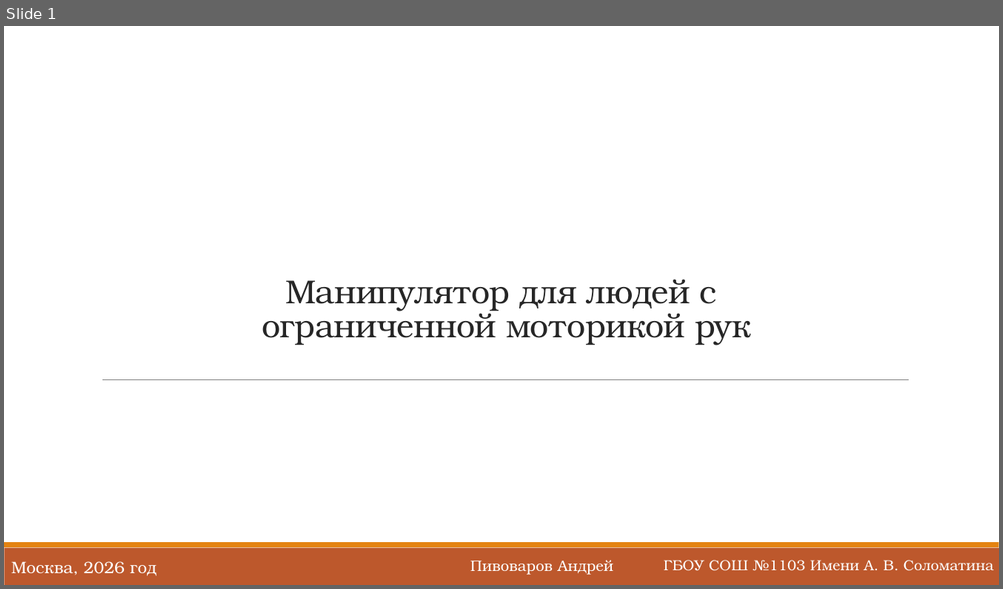
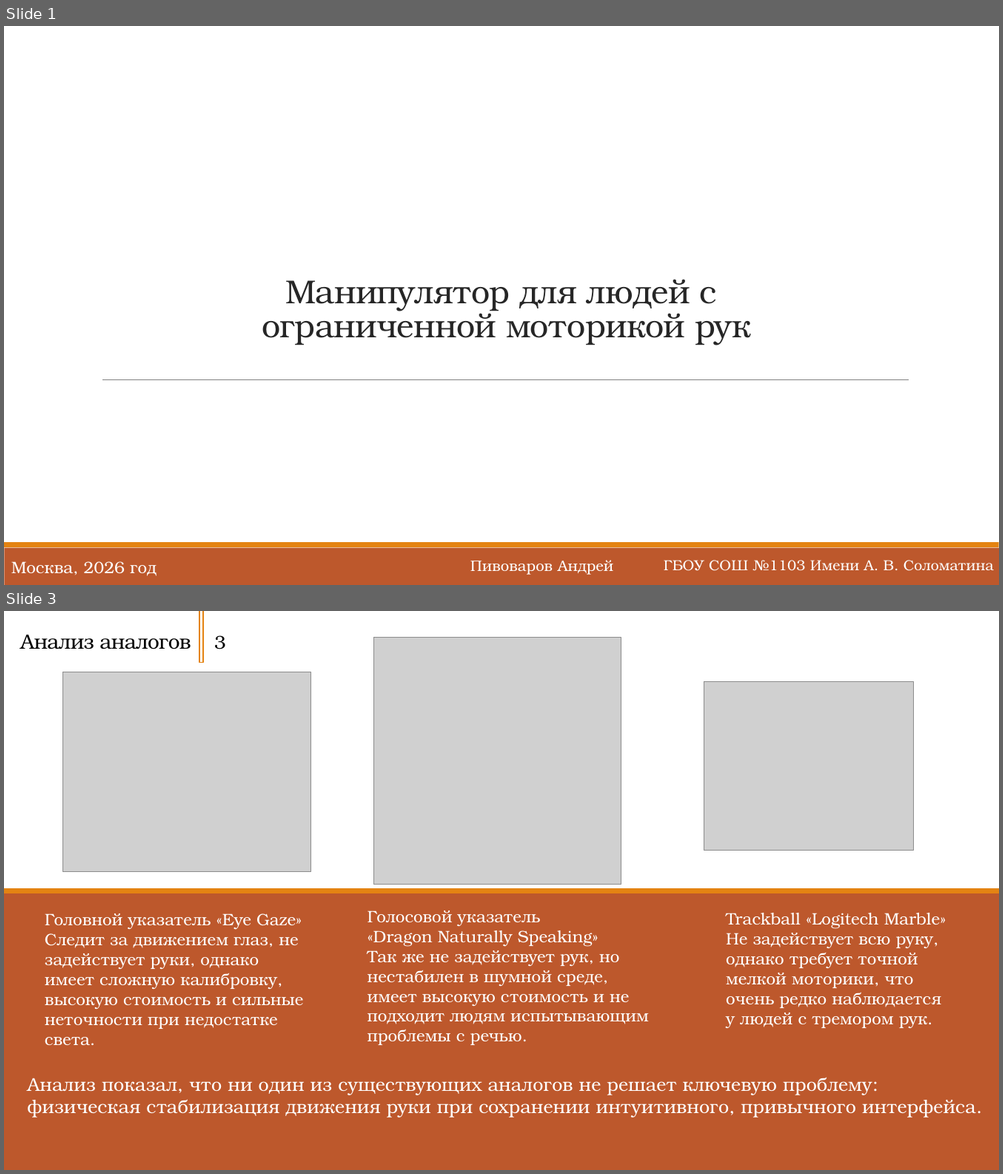
Before and after one commit to Zerocummer/Mmm-Yummers, a slide deck: Мышка для людей с ОВЗ/Документы/Презентация о манипуляторе.pptx. Shown one above the other, each under a label of ours: slide 1 before the commit, slides 1 and 3 after it; the slides between them are not shown. The pictures are 1003x589 and 1003x1174 pixels, drawn with LibreOffice and Linux fonts; fonts in the diff are those of the drawing; grey boxes stand for pictures. Boxes give left, top, right and bottom in pixels: in the first picture for what was removed or moved away, otherwise in the second. Text is boxed around its words. In the diff, an @@ line names an element or a change of style, - is before the commit and + after.

```diff
--- a/Мышка для людей с ОВЗ/Документы/Презентация о манипуляторе.pptx
+++ b/Мышка для людей с ОВЗ/Документы/Презентация о манипуляторе.pptx
@@ slide 3 added at bbox=[4, 611, 999, 1170], background #FFFFFF @@
@@ rectangle added at bbox=[199, 611, 203, 663], outline #E48312 1.25 pt @@
@@ title added at bbox=[20, 635, 190, 649], 20 pt, text #000000 @@
+Анализ аналогов
@@ text added at bbox=[214, 635, 226, 649], 18 pt, text #000000 @@
+3
@@ picture added at bbox=[373, 637, 621, 885] @@
@@ picture added at bbox=[63, 672, 310, 872] @@
@@ picture added at bbox=[704, 681, 913, 851] @@
@@ rectangle added at bbox=[96, 749, 921, 759], fill #FFFFFF @@
@@ rectangle added at bbox=[4, 891, 999, 1170], fill #BD582C, outline #E48312 4.5 pt @@
@@ text added at bbox=[45, 914, 304, 1045], 16 pt, text #FFFFFF @@
+Головной указатель «Eye Gaze»
+Следит за движением глаз, не задействует руки, однако имеет сложную калибровку, высокую стоимость и сильные неточности при недостатке света.
@@ text added at bbox=[367, 911, 649, 1045], 16 pt, text #FFFFFF @@
+Голосовой указатель
+«Dragon Naturally Speaking»
+Так же не задействует рук, но нестабилен в шумной среде, имеет высокую стоимость и не подходит людям испытывающим проблемы с речью.
@@ text added at bbox=[726, 913, 946, 1029], 16 pt, text #FFFFFF @@
+Trackball «Logitech Marble»
+Не задействует всю руку, однако требует точной мелкой моторики, что очень редко наблюдается у людей с тремором рук.
@@ text added at bbox=[27, 1077, 976, 1118], 18 pt, text #FFFFFF @@
+Анализ показал, что ни один из существующих аналогов не решает ключевую проблему: физическая стабилизация движения руки при сохранении интуитивного, привычного интерфейса.
@@ rectangle added at bbox=[302, 1134, 381, 1170], fill #BD582C, outline #BD582C 1.25 pt @@
```
Also in this commit, not shown: 1 slide changed, 3 other slides added, 1 slide removed, 7 other files.
